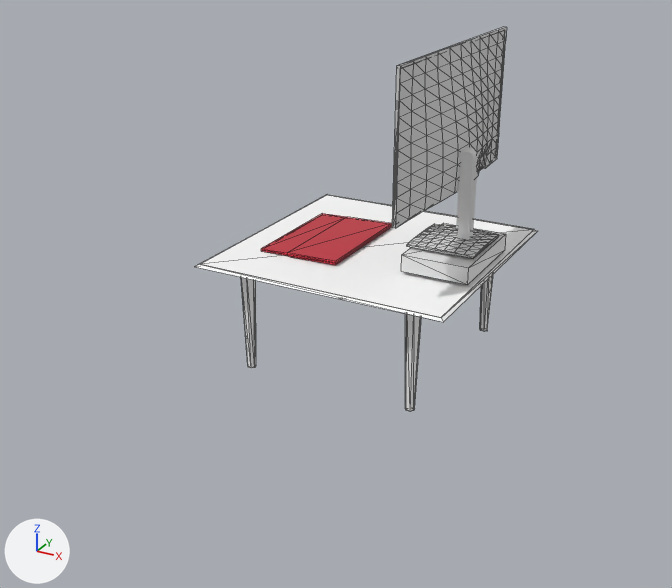
An edit to the glTF model static/pc.glb, drawn before and after from the same camera.
Before and after are seen from a 50 mm lens placed at (15.2, -38.7, 16.8), pointed at (-4.6, -2.6, -1.2). Every picture has the same lights, and +X, +Y and +Z are marked at lower left. Mesh edges are drawn as thin lines on the coarser meshes. Where no turn or scale is listed for an object, it has been applied to the vertices.

In view in the first picture: 'Plane', 'base', 'bottombox', 'legs', 'screen', 'spine', 'tabletop'.
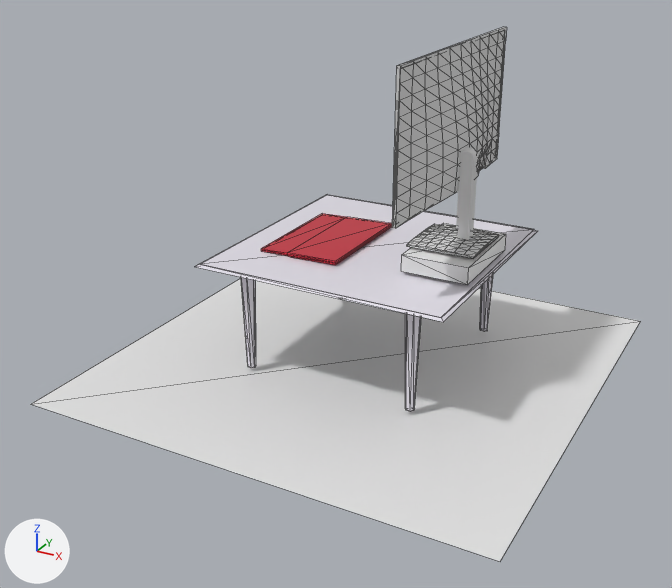
Boxes [x1, y1, x2, y2] around the edits, measured in the pictures (672 x 588 px):
'Plane.001', added: after [32, 278, 641, 561]
'tabletop', recoloured: [195, 194, 537, 322] in both
'legs', recoloured: [241, 275, 493, 412] in both

Patch to the scene script:
```diff
--- a/static/pc.glb.py
+++ b/static/pc.glb.py
@@ mat_material @@
 mat_material = principled_material('Material')
-mat_material.base_color = (1.0, 1.0, 1.0)  # white #ffffff
+mat_material.base_color = (0.805, 0.776, 0.852)  # white #e8e4ee
 mat_material.roughness = 0.701
@@ mat_material_004 @@
+mat_material_004 = principled_material('Material.004')
+mat_material_004.base_color = (0.8, 0.8, 0.8)  # white #e7e7e7
+mat_material_004.roughness = 0.294
@@ me_plane_004 @@
+me_plane_004.from_pydata([(-11.6, -11.6, 0.0), (11.6, -11.6, 0.0), (-11.6, 11.6, 0.0), (11.6, 11.6, 0.0)], [], [(0, 1, 3), (0, 3, 2)])
+me_plane_004.materials.append(mat_material_004)  # white #e7e7e7
@@ ob_plane_001 @@
+ob_plane_001 = bpy.data.objects.new('Plane.001', me_plane_004)
+ob_plane_001.location = (-4.22, -0.59, -5.56)
```
